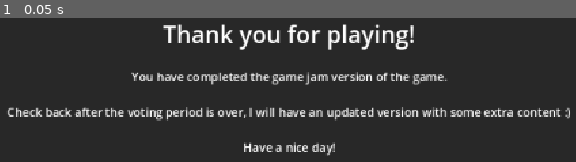
Above: before the commit, frame 1.
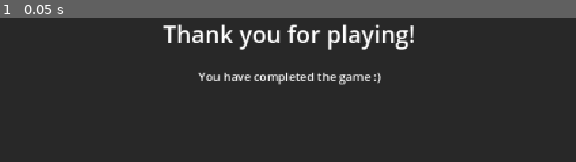
Above: after the commit, the same moment.

Repository: gheja/bot-loop
Game: Godot game, scene res://scenes/completed_interface.tscn
The game is run twice, just before and just after one commit, with the same random seed, the same clock (stepped at 60 frames per second) and the same inputs. This scene is started directly instead of the project's main scene.
Inputs:
- Up to frame 1 (0.05 s): no input

The runs differ from the first frame. In frame 1, 6.3% of the frame differs, in the area x 1-99%, y 37-96%.

Commit message:
Updated the CompletedInterface text

Diff:
--- a/src/scenes/completed_interface.tscn
+++ b/src/scenes/completed_interface.tscn
@@ -1,4 +1,31 @@
 [gd_scene load_steps=4 format=3 uid="uid://bjqaosfu8olcg"]
+
+[sub_resource type="Animation" id="Animation_vb0ih"]
+length = 0.001
+tracks/0/type = "value"
+tracks/0/imported = false
+tracks/0/enabled = true
+tracks/0/path = NodePath("ColorRect:modulate")
+tracks/0/interp = 1
+tracks/0/loop_wrap = true
+tracks/0/keys = {
+"times": PackedFloat32Array(0),
+"transitions": PackedFloat32Array(1),
+"update": 0,
+"values": [Color(1, 1, 1, 1)]
+}
+tracks/1/type = "value"
+tracks/1/imported = false
+tracks/1/enabled = true
+tracks/1/path = NodePath("MarginContainer:modulate")
+tracks/1/interp = 1
+tracks/1/loop_wrap = true
+tracks/1/keys = {
+"times": PackedFloat32Array(0),
+"transitions": PackedFloat32Array(1),
+"update": 0,
+"values": [Color(1, 1, 1, 1)]
+}
 
 [sub_resource type="Animation" id="Animation_re664"]
 resource_name = "run"
@@ -26,33 +53,6 @@
 "transitions": PackedFloat32Array(1, 1),
 "update": 0,
 "values": [Color(1, 1, 1, 0), Color(1, 1, 1, 1)]
-}
-
-[sub_resource type="Animation" id="Animation_vb0ih"]
-length = 0.001
-tracks/0/type = "value"
-tracks/0/imported = false
-tracks/0/enabled = true
-tracks/0/path = NodePath("ColorRect:modulate")
-tracks/0/interp = 1
-tracks/0/loop_wrap = true
-tracks/0/keys = {
-"times": PackedFloat32Array(0),
-"transitions": PackedFloat32Array(1),
-"update": 0,
-"values": [Color(1, 1, 1, 1)]
-}
-tracks/1/type = "value"
-tracks/1/imported = false
-tracks/1/enabled = true
-tracks/1/path = NodePath("MarginContainer:modulate")
-tracks/1/interp = 1
-tracks/1/loop_wrap = true
-tracks/1/keys = {
-"times": PackedFloat32Array(0),
-"transitions": PackedFloat32Array(1),
-"update": 0,
-"values": [Color(1, 1, 1, 1)]
 }
 
 [sub_resource type="AnimationLibrary" id="AnimationLibrary_80jl7"]
@@ -91,11 +91,7 @@
 text = "
 [center][font_size=32]Thank you for playing![/font_size]
 
-You have completed the game jam version of the game.
-
-Check back after the voting period is over, I will have an updated version with some extra content :)
-
-Have a nice day!"
+You have completed the game :)"
 
 [node name="AnimationPlayer" type="AnimationPlayer" parent="."]
 libraries = {
